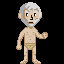
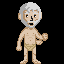
Comparing the layer stacks of the two (64, 64) images. Changes:
showed group "Tired/Hurt" (9 layers) over <box>16,5,48,54</box>
painted on "Head" (2nd of 4, in "Tired/Hurt" › "Head") over <box>34,22,38,27</box>
added group "Effects" with 2 layers in group "Noble Man Default" over <box>34,16,42,31</box>
added group "Arms" with 4 layers in group "Noble Man Default" over <box>16,29,48,50</box>
added layer "Right Arm 2H" in group "Arms" over <box>21,29,43,45</box>
added layer "Left Arm 2H" in group "Arms" over <box>36,30,48,41</box>
hid "Right Arm", moved it into group "Arms" over <box>16,30,24,50</box>
hid "Left Arm,", moved it into group "Arms" over <box>36,30,48,39</box>
